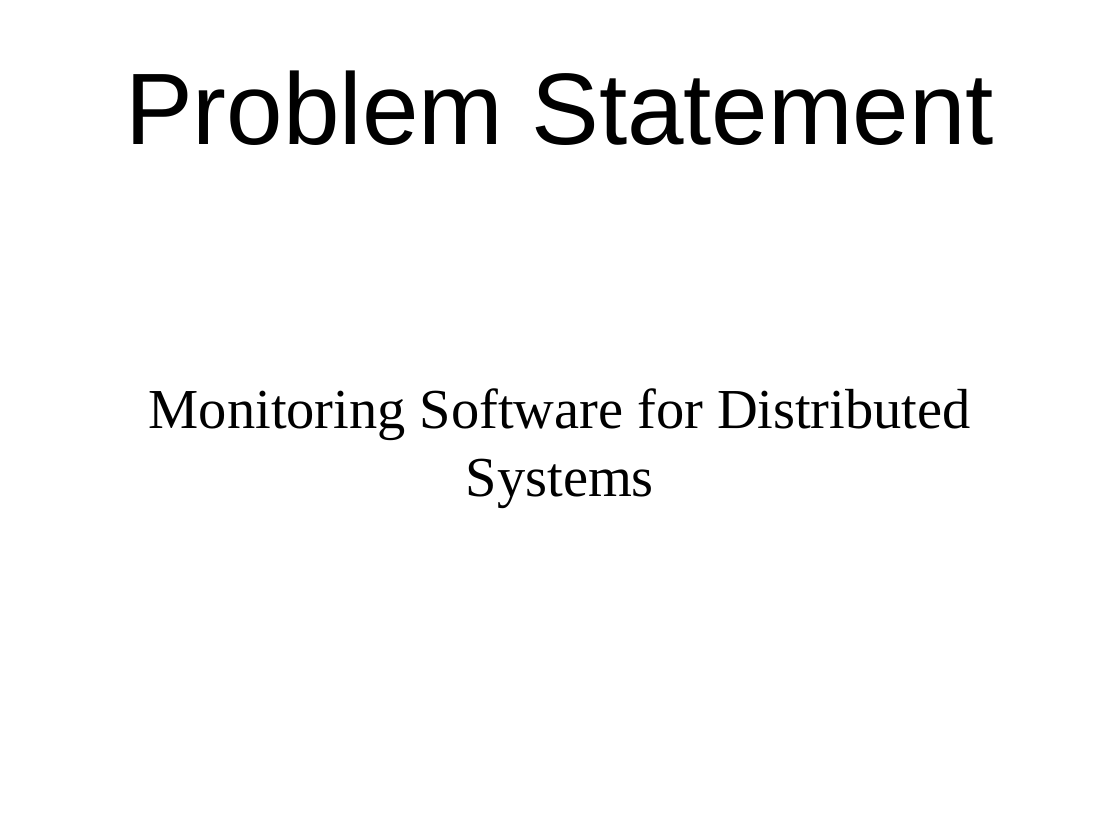
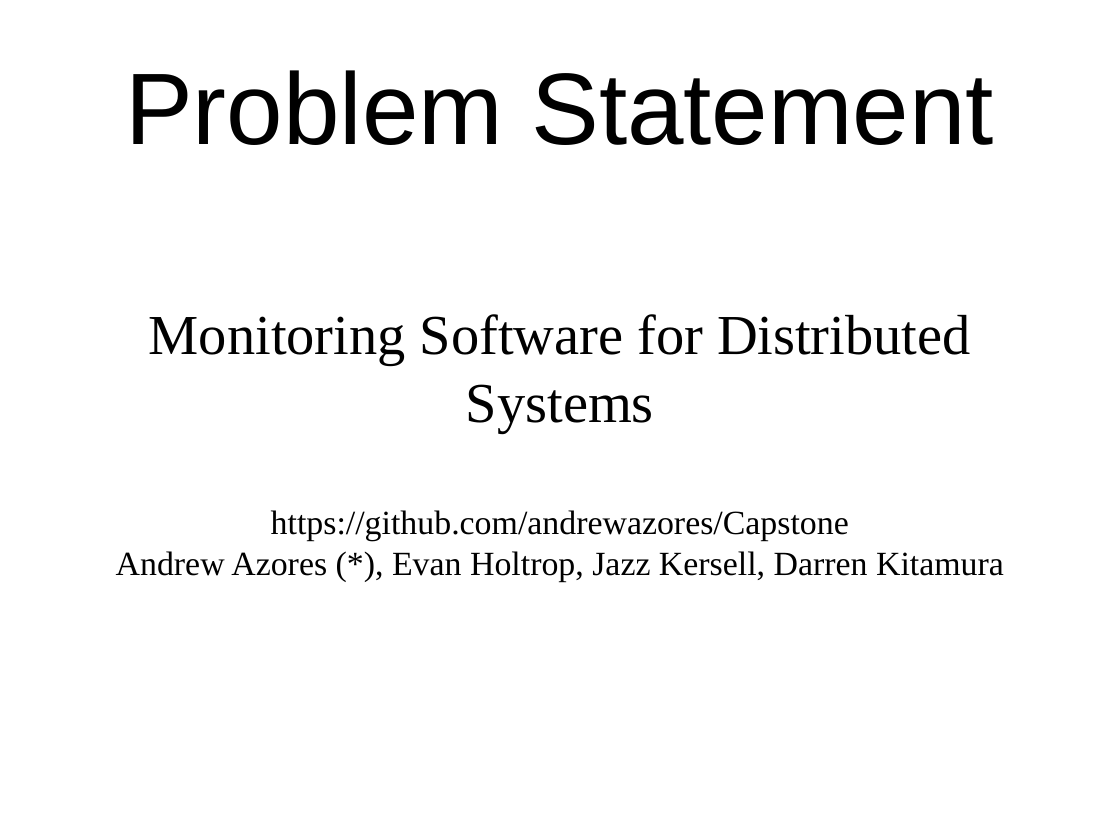
Before and after one commit to andrewazores/Capstone, a slide deck: slide 1 of documentation/problem_statement_presentation.odp. Drawn at 1120x840 pixels with LibreOffice and Linux fonts; fonts in the diff are those of the drawing. Boxes give left, top, right and bottom in pixels: in the first picture for what was removed or moved away, otherwise in the second. Text is boxed around its words. In the diff, an @@ line names an element or a change of style, - is before the commit and + after.

Commit message:
Added group member names and GitHub repo URL

```diff
--- a/documentation/problem_statement_presentation.odp
+++ b/documentation/problem_statement_presentation.odp
@@ subtitle at [116, 510, 1004, 582]: paragraphs added @@
+https://github.com/andrewazores/Capstone
+Andrew Azores (*), Evan Holtrop, Jazz Kersell, Darren Kitamura
```
